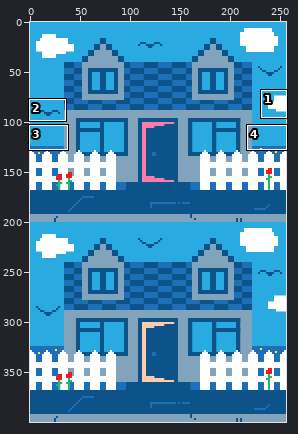
Edited in one commit: sprite sheet (public/assets/tbh_venue_bg.png). The picture above shows the old version from afar; the outline marks the close-up.
Close-up. Before the commit:
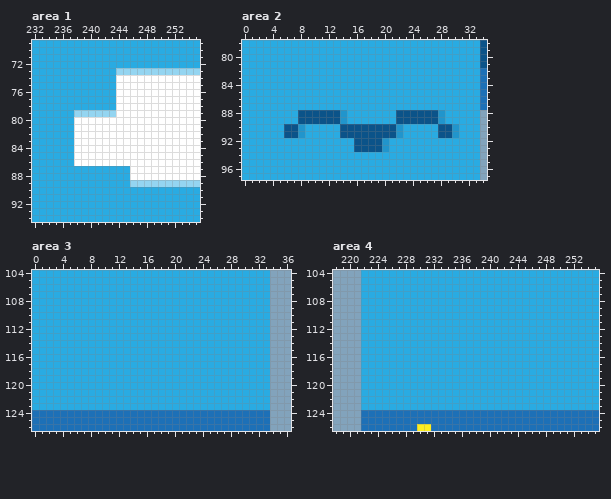
The file is 256x400 pixels. Shown: area 1: x 232..255, y 69..94; area 2: x 0..34, y 78..97; area 3: x 0..36, y 104..126; area 4: x 218..255, y 104..126. The commit also changed other parts of the picture, which this record leaves out.
After:
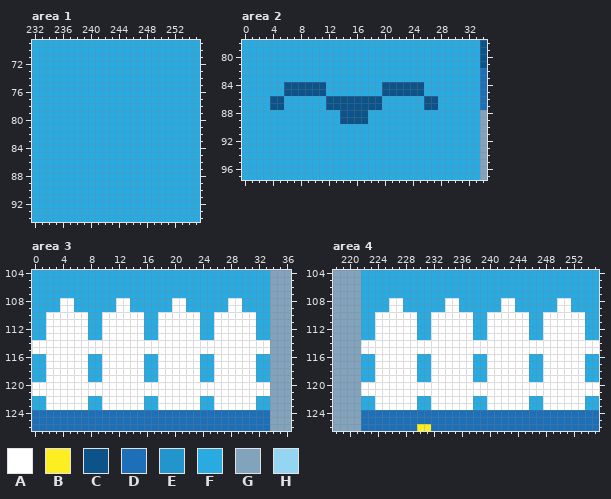
Palette (. is transparent): A #ffffff  B #fcee21  C #0b5389  D #1d70b7  E #2195cc  F #29abe2  G #82a3bc  H #94d5f1
Difference:
Changed rows in their new state; - is an unchanged pixel.
Area 1:
first column x 238:
73 ------FFFFFFFFFFFF
74 ------FFFFFFFFFFFF
75 ------FFFFFFFFFFFF
76 ------FFFFFFFFFFFF
77 ------FFFFFFFFFFFF
78 ------FFFFFFFFFFFF
79 FFFFFFFFFFFFFFFFFF
80 FFFFFFFFFFFFFFFFFF
81 FFFFFFFFFFFFFFFFFF
82 FFFFFFFFFFFFFFFFFF
83 FFFFFFFFFFFFFFFFFF
84 FFFFFFFFFFFFFFFFFF
85 FFFFFFFFFFFFFFFFFF
86 FFFFFFFFFFFFFFFFFF
87 --------FFFFFFFFFF
88 --------FFFFFFFFFF
89 --------FFFFFFFFFF
Area 2:
first column x 4:
84 --CCCCCC--------CCCCCC-----
85 --CCCCCC--------CCCCCC-----
86 CC------CCCCCCCC------CC---
87 CC------CCCCCCCC------CC---
88 ----FFFFFFCCCC----FFFFFFF--
89 ----FFFFFFCCCC----FFFFFFF--
90 --FFF-----FFFFFFFFF-----FFF
91 --FFF-----FFFFFFFFF-----FFF
92 ------------FFFFF----------
93 ------------FFFFF----------
Area 3:
first column x 0:
108 ----AA------AA------AA------AA----
109 ----AA------AA------AA------AA----
110 --AAAAAA--AAAAAA--AAAAAA--AAAAAA--
111 --AAAAAA--AAAAAA--AAAAAA--AAAAAA--
112 --AAAAAA--AAAAAA--AAAAAA--AAAAAA--
113 --AAAAAA--AAAAAA--AAAAAA--AAAAAA--
114 AAAAAAAAAAAAAAAAAAAAAAAAAAAAAAAAAA
115 AAAAAAAAAAAAAAAAAAAAAAAAAAAAAAAAAA
116 --AAAAAA--AAAAAA--AAAAAA--AAAAAA--
117 --AAAAAA--AAAAAA--AAAAAA--AAAAAA--
118 --AAAAAA--AAAAAA--AAAAAA--AAAAAA--
119 --AAAAAA--AAAAAA--AAAAAA--AAAAAA--
120 AAAAAAAAAAAAAAAAAAAAAAAAAAAAAAAAAA
121 AAAAAAAAAAAAAAAAAAAAAAAAAAAAAAAAAA
122 --AAAAAA--AAAAAA--AAAAAA--AAAAAA--
123 --AAAAAA--AAAAAA--AAAAAA--AAAAAA--
Area 4:
first column x 222:
108 ----AA------AA------AA------AA----
109 ----AA------AA------AA------AA----
110 --AAAAAA--AAAAAA--AAAAAA--AAAAAA--
111 --AAAAAA--AAAAAA--AAAAAA--AAAAAA--
112 --AAAAAA--AAAAAA--AAAAAA--AAAAAA--
113 --AAAAAA--AAAAAA--AAAAAA--AAAAAA--
114 AAAAAAAAAAAAAAAAAAAAAAAAAAAAAAAAAA
115 AAAAAAAAAAAAAAAAAAAAAAAAAAAAAAAAAA
116 --AAAAAA--AAAAAA--AAAAAA--AAAAAA--
117 --AAAAAA--AAAAAA--AAAAAA--AAAAAA--
118 --AAAAAA--AAAAAA--AAAAAA--AAAAAA--
119 --AAAAAA--AAAAAA--AAAAAA--AAAAAA--
120 AAAAAAAAAAAAAAAAAAAAAAAAAAAAAAAAAA
121 AAAAAAAAAAAAAAAAAAAAAAAAAAAAAAAAAA
122 --AAAAAA--AAAAAA--AAAAAA--AAAAAA--
123 --AAAAAA--AAAAAA--AAAAAA--AAAAAA--
Changed places in both close-ups, as pixel boxes (x1, y1, x2, y2):
changed: (74, 68, 200, 187)
changed: (270, 82, 459, 152)
changed: (32, 298, 270, 410)
changed: (361, 298, 599, 410)
